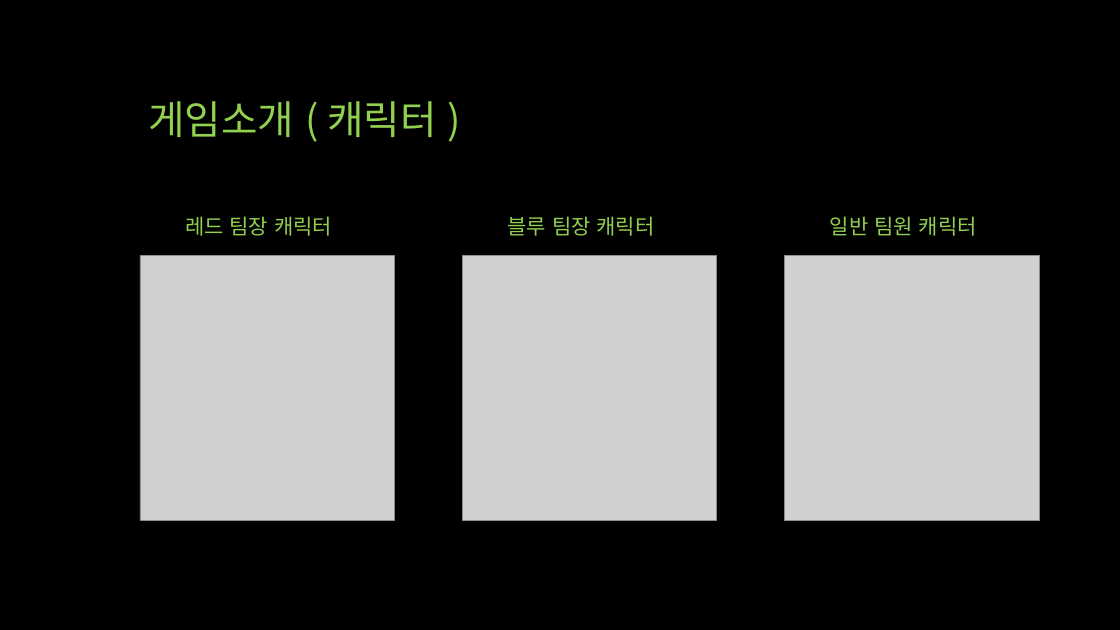
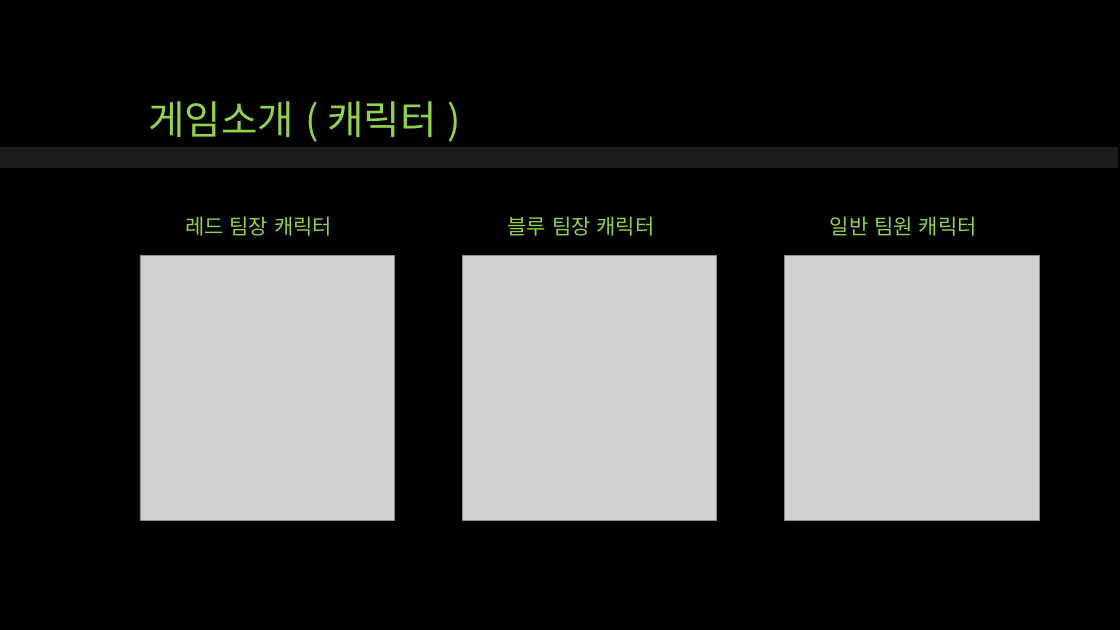
Before and after one commit to qwert830/SP, a slide deck: slide 6 of 기획/UTB (Unknown Team Battle).pptx (slide 5 before the commit). Drawn at 1120x630 pixels with LibreOffice and Linux fonts; fonts in the diff are those of the drawing; grey boxes stand for pictures. Boxes give left, top, right and bottom in pixels: in the first picture for what was removed or moved away, otherwise in the second. Text is boxed around its words. In the diff, an @@ line names an element or a change of style, - is before the commit and + after.

```diff
--- a/기획/UTB (Unknown Team Battle).pptx
+++ b/기획/UTB (Unknown Team Battle).pptx
@@ rectangle added at [0, 147, 1118, 168], fill #262626 at 75% opacity @@
```
Also in this commit, not shown: 12 other slides changed, 1 slide added, 1 slide removed.
